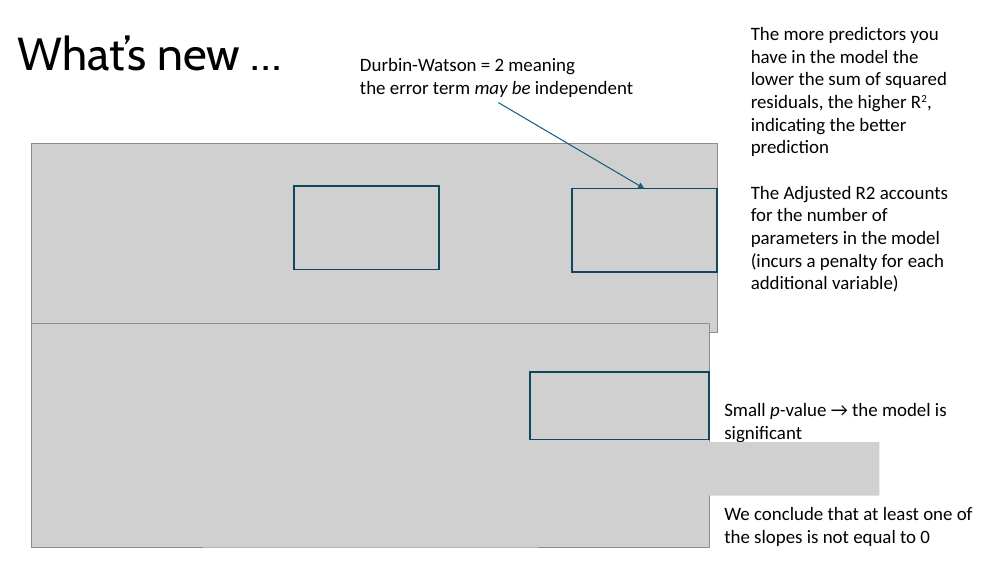
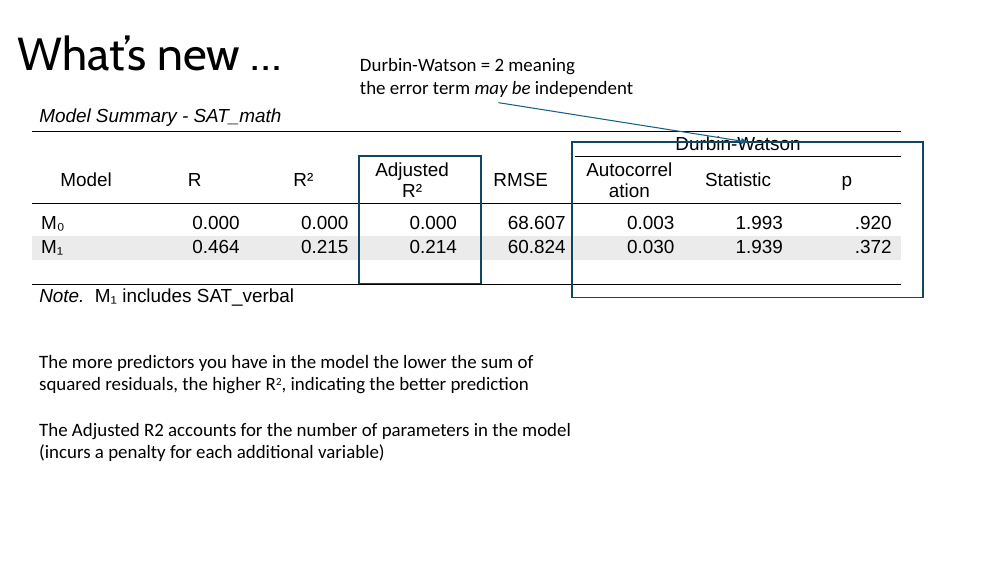
Before and after one commit to issues-osu/statsii-spring2026, a slide deck: slide 60 of slides/MLR/lecture.pptx (slide 52 before the commit). Drawn at 1008x567 pixels with LibreOffice and Linux fonts; fonts in the diff are those of the drawing; grey boxes stand for pictures. Boxes give left, top, right and bottom in pixels: in the first picture for what was removed or moved away, otherwise in the second. Text is boxed around its words. In the diff, an @@ line names an element or a change of style, - is before the commit and + after.

```diff
--- a/slides/MLR/lecture.pptx
+++ b/slides/MLR/lecture.pptx
@@ table added at (32, 101, 903, 321), 7 rows, 8 columns @@
+Model Summary - SAT_math |  |  |  |  |  |  | 
+ |  |  |  |  | Durbin-Watson |  | 
+Model | R | R² | Adjusted R² | RMSE | Autocorrelation | Statistic | p
+M₀ | 0.000 | 0.000 | 0.000 | 68.607 | 0.003 | 1.993 | .920
+M₁ | 0.464 | 0.215 | 0.214 | 60.824 | 0.030 | 1.939 | .372
+ |  |  |  |  |  |  | 
+Note. M₁ includes SAT_verbal |  |  |  |  |  |  | 
@@ arrow moved from (498, 103) - (644, 188) to (498, 103) - (748, 142) @@
@@ picture removed at (32, 144, 718, 332) @@
@@ rectangle: place and size @@
-rectangle at (572, 188, 717, 271)
+rectangle at (572, 142, 923, 298)
@@ rectangle: place and size @@
-rectangle at (294, 186, 439, 269)
+rectangle at (359, 156, 482, 284)
@@ picture removed at (32, 324, 709, 547) @@
@@ text "The more predictors you have ..." rewrapped from (751, 27, 948, 292) to (39, 355, 571, 461) @@
@@ rectangle removed at (530, 372, 709, 439) @@
@@ text removed at (724, 403, 947, 444) @@
-Small p-value → the model is
-significant
@@ picture removed at (679, 442, 879, 496) @@
@@ text removed at (724, 507, 973, 546) @@
-We conclude that at least one of
-the slopes is not equal to 0
```
Also in this commit, not shown: 26 other slides changed, 29 slides added, 27 slides removed, 51 other files.
